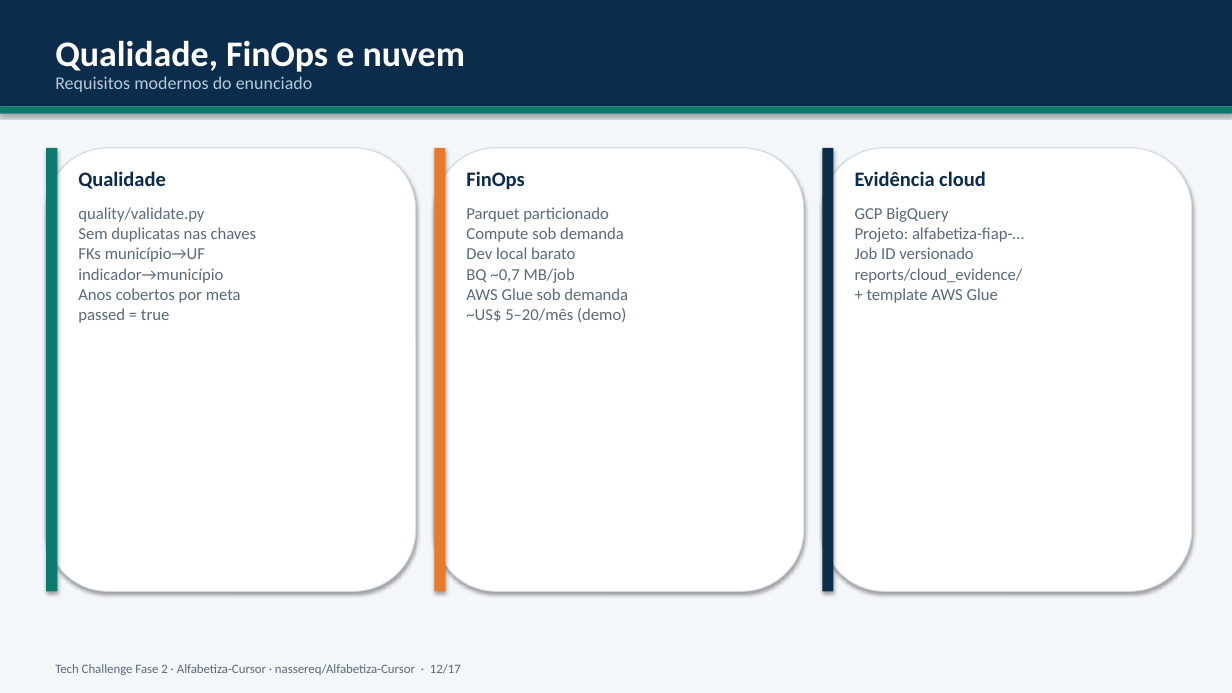
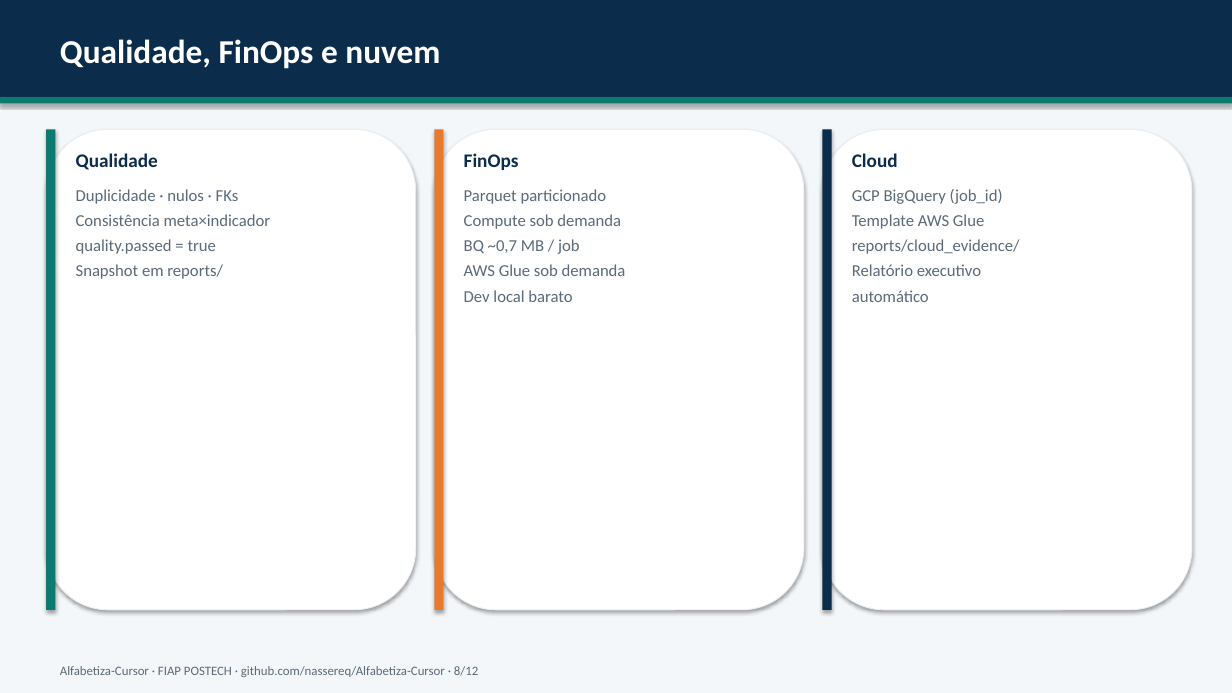
Before and after one commit to nassereq/Alfabetiza-Cursor, a slide deck: slide 8 of docs/Apresentacao_Tech_Challenge_Fase2_Alfabetiza.pptx (slide 12 before the commit). Drawn at 1232x693 pixels with LibreOffice and Linux fonts; fonts in the diff are those of the drawing. Boxes give left, top, right and bottom in pixels: in the first picture for what was removed or moved away, otherwise in the second. Text is boxed around its words. In the diff, an @@ line names an element or a change of style, - is before the commit and + after.

```diff
--- a/docs/Apresentacao_Tech_Challenge_Fase2_Alfabetiza.pptx
+++ b/docs/Apresentacao_Tech_Challenge_Fase2_Alfabetiza.pptx
@@ rectangle resized from (x1=0, y1=0, x2=1232, y2=106) to (x1=0, y1=0, x2=1232, y2=97) @@
@@ text "Qualidade, FinOps e nuvem" at (x1=60, y1=39, x2=440, y2=69): size 28 to 26 pt @@
@@ text removed at (x1=55, y1=76, x2=313, y2=92) @@
-Requisitos modernos do enunciado
@@ rectangle moved from (x1=0, y1=106, x2=1232, y2=114) to (x1=0, y1=97, x2=1232, y2=104) @@
@@ rectangle resized from (x1=46, y1=148, x2=57, y2=592) to (x1=46, y1=129, x2=55, y2=610) @@
@@ rounded rectangle resized from (x1=46, y1=148, x2=416, y2=592) to (x1=46, y1=129, x2=416, y2=610) @@
@@ text "Qualidade" at (x1=76, y1=153, x2=158, y2=170): size 16 to 15 pt @@
@@ text "Qualidade" moved from (x1=78, y1=171, x2=166, y2=189) to (x1=76, y1=153, x2=158, y2=170) @@
@@ rectangle resized from (x1=434, y1=148, x2=445, y2=592) to (x1=434, y1=129, x2=444, y2=610) @@
@@ rounded rectangle resized from (x1=434, y1=148, x2=804, y2=592) to (x1=434, y1=129, x2=804, y2=610) @@
@@ text "FinOps" moved from (x1=466, y1=171, x2=524, y2=190) to (x1=464, y1=153, x2=519, y2=170) @@
@@ text "FinOps" at (x1=464, y1=153, x2=519, y2=170): size 16 to 15 pt @@
@@ rectangle resized from (x1=823, y1=148, x2=834, y2=592) to (x1=823, y1=129, x2=832, y2=610) @@
@@ outline #D0D8E0 0.75 pt to #E8EEF3 0.75 pt in 3 elements at (x1=46, y1=129, x2=416, y2=610), (x1=434, y1=129, x2=804, y2=610), (x1=823, y1=129, x2=1192, y2=610) @@
@@ rounded rectangle resized from (x1=823, y1=148, x2=1192, y2=592) to (x1=823, y1=129, x2=1192, y2=610) @@
@@ text at (x1=852, y1=153, x2=898, y2=167): text changed; size 16 to 15 pt @@
-Evidência cloud
+Cloud
@@ text at (x1=76, y1=189, x2=270, y2=279): text changed @@
-quality/validate.py
-Sem duplicatas nas chaves
-FKs município→UF
-indicador→município
-Anos cobertos por meta
-passed = true
+Duplicidade · nulos · FKs
+Consistência meta×indicador
+quality.passed = true
+Snapshot em reports/
@@ text at (x1=464, y1=189, x2=626, y2=302): text changed @@
-Parquet particionado
-Compute sob demanda
-Dev local barato
-BQ ~0,7 MB/job
-AWS Glue sob demanda
-~US$ 5–20/mês (demo)
+Parquet particionado
+Compute sob demanda
+BQ ~0,7 MB / job
+AWS Glue sob demanda
+Dev local barato
@@ text at (x1=852, y1=189, x2=1020, y2=302): text changed @@
-GCP BigQuery
-Projeto: alfabetiza-fiap-…
-Job ID versionado
-reports/cloud_evidence/
-+ template AWS Glue
+GCP BigQuery (job_id)
+Template AWS Glue
+reports/cloud_evidence/
+Relatório executivo
+automático
@@ text at (x1=60, y1=666, x2=478, y2=677): text changed @@
-Tech Challenge Fase 2 · Alfabetiza-Cursor · nassereq/Alfabetiza-Cursor · 12/17
+Alfabetiza-Cursor · FIAP POSTECH · github.com/nassereq/Alfabetiza-Cursor · 8/12
```
Also in this commit, not shown: 5 other slides changed, 6 slides added, 11 slides removed, 23 other files.
